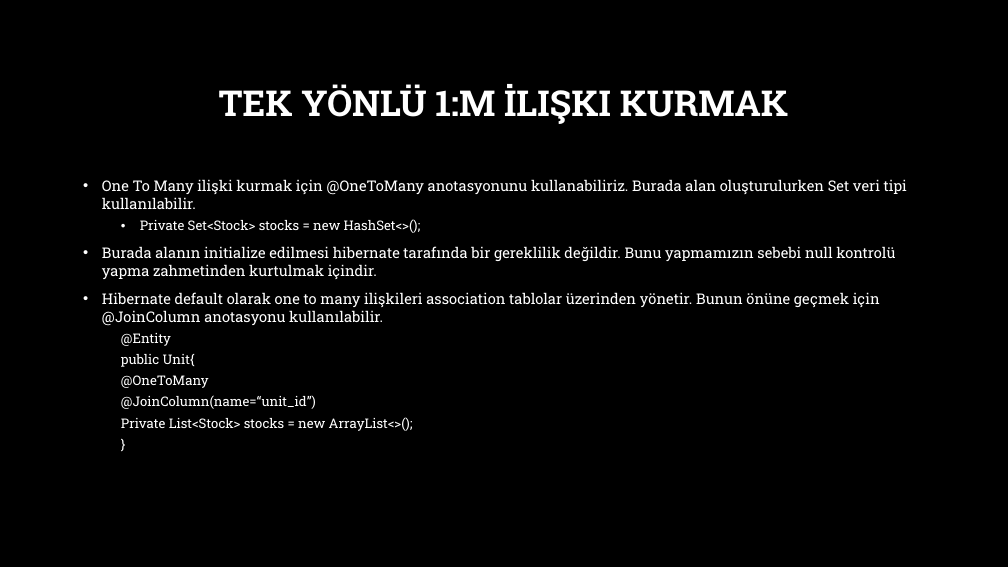
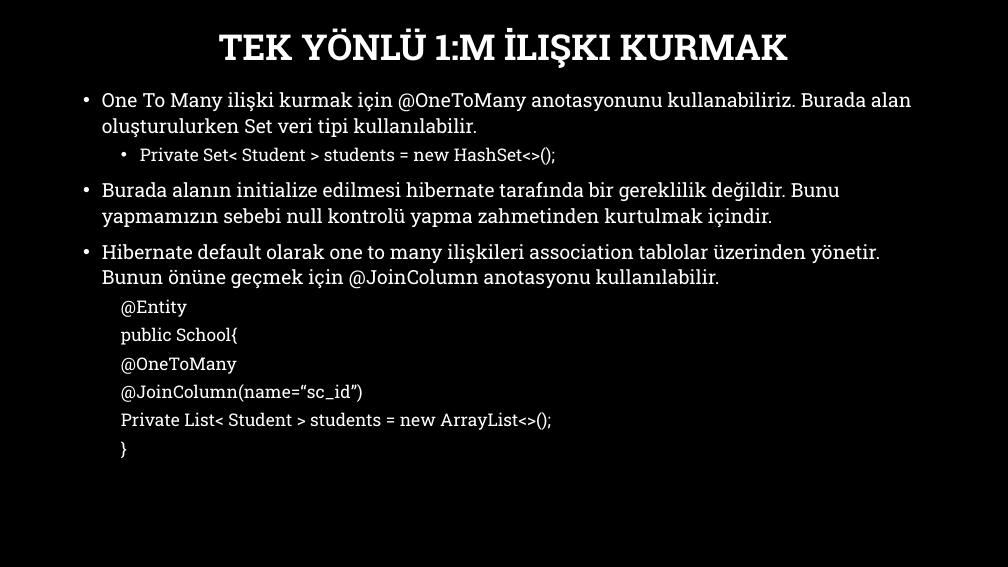
Before and after one commit to burakduman-bilgeadam/sunum, a slide deck: slide 49 of Spring/7-spring-data-jpa-hibernate.pptx (slide 47 before the commit). Drawn at 1008x567 pixels with LibreOffice and Linux fonts; fonts in the diff are those of the drawing; background and template pictures are left out. Boxes give left, top, right and bottom in pixels: in the first picture for what was removed or moved away, otherwise in the second. Text is boxed around its words. In the diff, an @@ line names an element or a change of style, - is before the commit and + after.

Commit message:
hibernate update

```diff
--- a/Spring/7-spring-data-jpa-hibernate.pptx
+++ b/Spring/7-spring-data-jpa-hibernate.pptx
@@ title "TEK YÖNLÜ 1:M İLIŞKI KURMAK": place and size @@
-title "TEK YÖNLÜ 1:M İLIŞKI KURMAK" at box(219, 84, 788, 124)
+title "TEK YÖNLÜ 1:M İLIŞKI KURMAK" at box(219, 28, 788, 68)
@@ text "One To Many ilişki kurmak ...": place and size @@
-text "One To Many ilişki kurmak ..." at box(102, 179, 907, 431)
+text "One To Many ilişki kurmak ..." at box(102, 92, 911, 430)
@@ text at box(102, 92, 911, 374): size 14 to 18.5 pt in "One To Many ilişki kurmak için @OneToMany ...", "Burada alanın initialize edilmesi hibernate tarafında bir ...", "Hibernate default olarak one to many ilişkileri ..."; size 12.6 to 16.6 pt in "@Entity", "@OneToMany", "}"; line spacing 1 to 1.1 @@
@@ text at box(140, 147, 555, 165): text changed; size 12.6 to 16.6 pt @@
-  • Private Set<Stock> stocks = new HashSet<>();
+  • Private Set< Student > students = new HashSet<>();
@@ text at box(121, 327, 237, 345): text changed; size 12.6 to 16.6 pt @@
-  public Unit{
+  public School{
@@ text at box(121, 384, 551, 430): text changed; size 12.6 to 16.6 pt @@
-  @JoinColumn(name=“unit_id”)
-  Private List<Stock> stocks = new ArrayList<>();
+  @JoinColumn(name=“sc_id”)
+  Private List< Student > students = new ArrayList<>();
```
Also in this commit, not shown: 9 other slides changed, 4 slides added.
